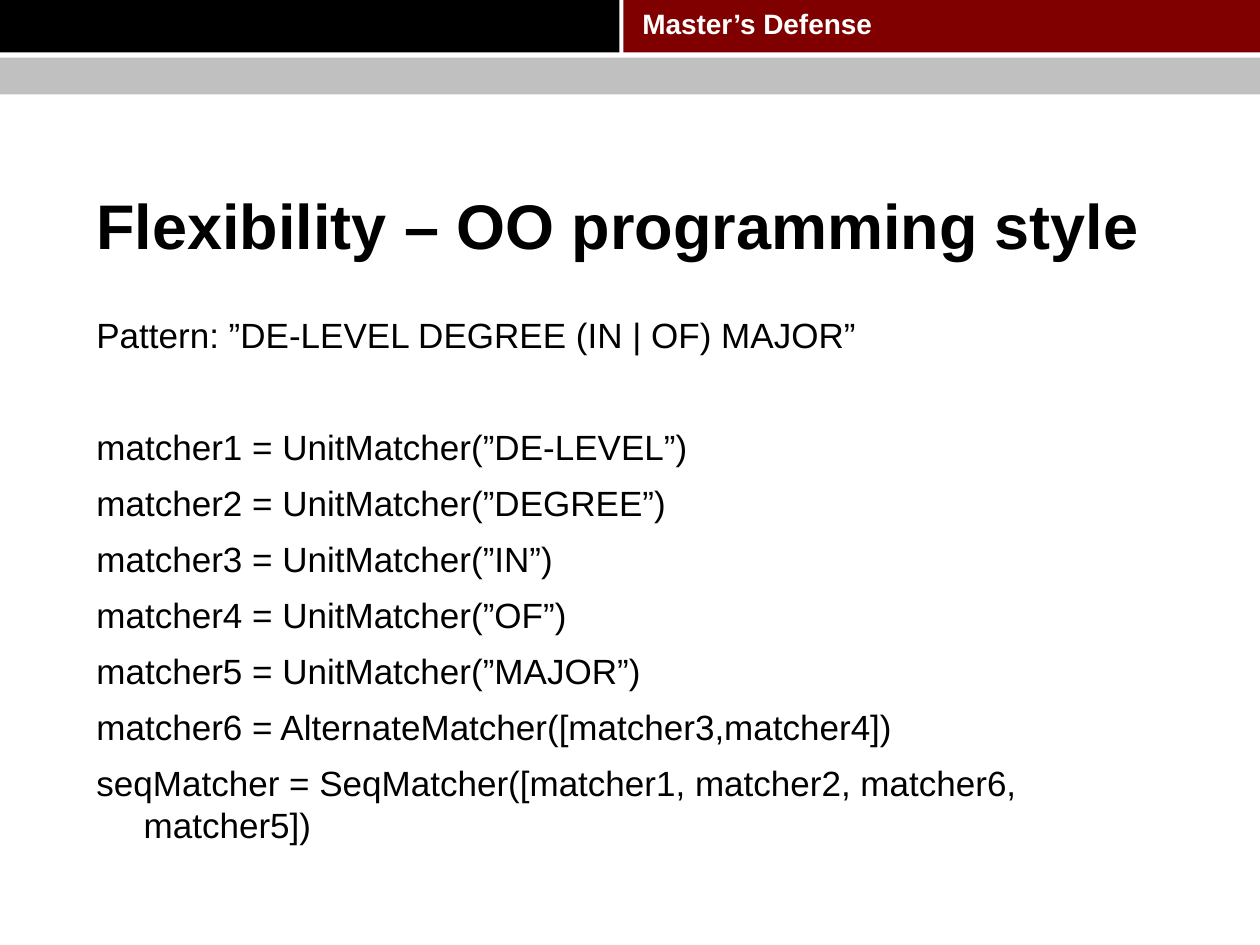
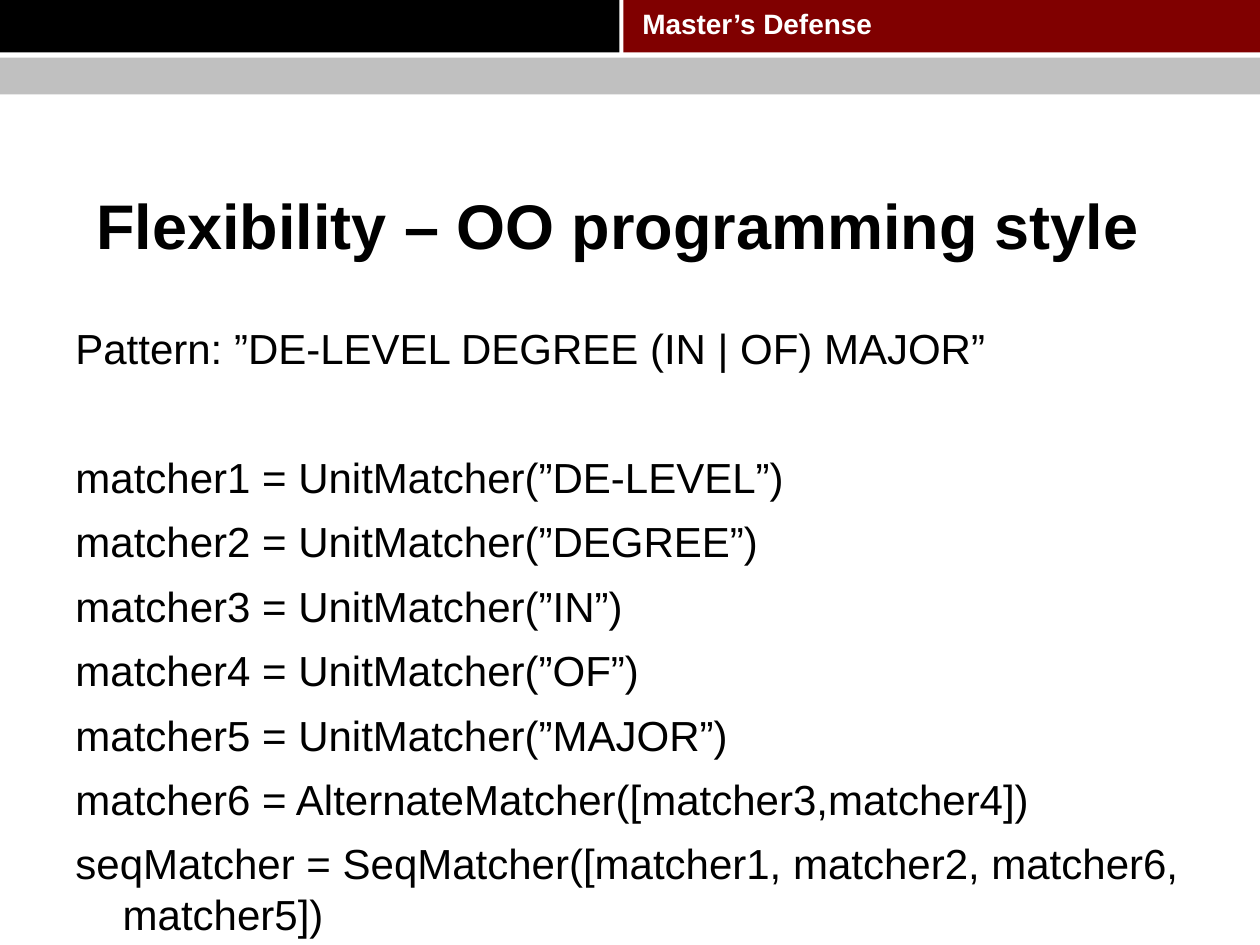
Before and after one commit to pkushiqiang/thesis, a slide deck: slide 37 of media/Master's thesis.pptx. Drawn at 1260x945 pixels with LibreOffice and Linux fonts; fonts in the diff are those of the drawing; background and template pictures are left out. Boxes give left, top, right and bottom in pixels: in the first picture for what was removed or moved away, otherwise in the second. Text is boxed around its words. In the diff, an @@ line names an element or a change of style, - is before the commit and + after.

```diff
--- a/media/Master's thesis.pptx
+++ b/media/Master's thesis.pptx
@@ text "Pattern: ”DE-LEVEL DEGREE (IN | ...": place and size @@
-text "Pattern: ”DE-LEVEL DEGREE (IN | ..." at bbox=[96, 322, 1016, 845]
+text "Pattern: ”DE-LEVEL DEGREE (IN | ..." at bbox=[75, 333, 1178, 938]
@@ text "Pattern: ”DE-LEVEL DEGREE (IN | ..." at bbox=[75, 333, 1178, 938]: size 20 to 24 pt @@
```
Also in this commit, not shown: 22 other slides changed, 1 slide added.
